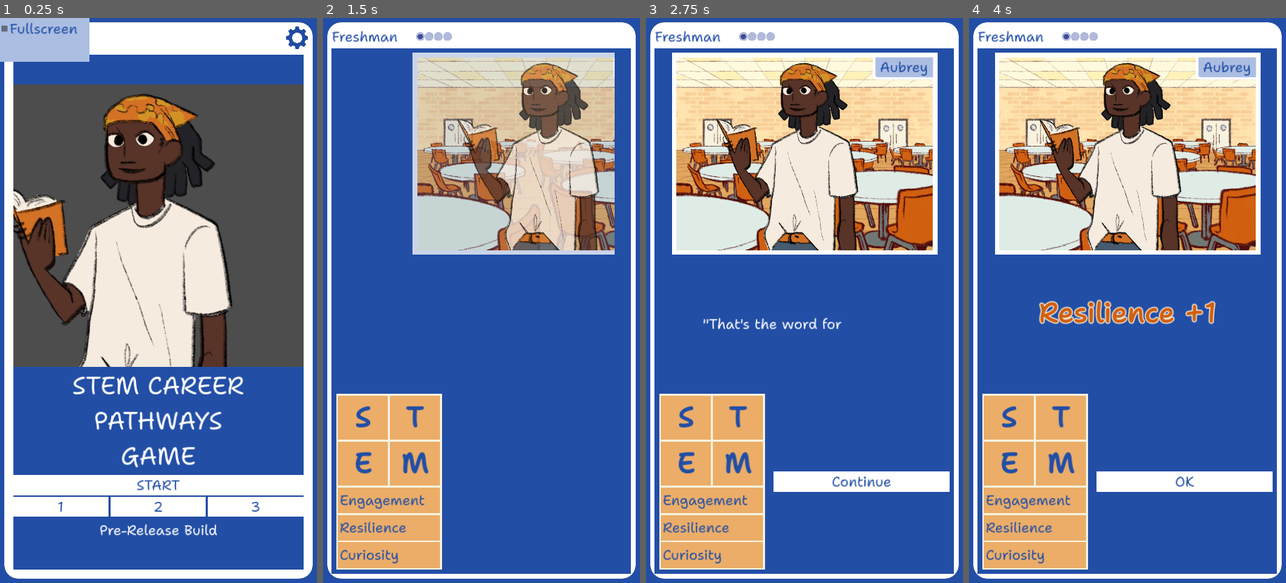
Above: before the commit, frames 1-4 (left to right).
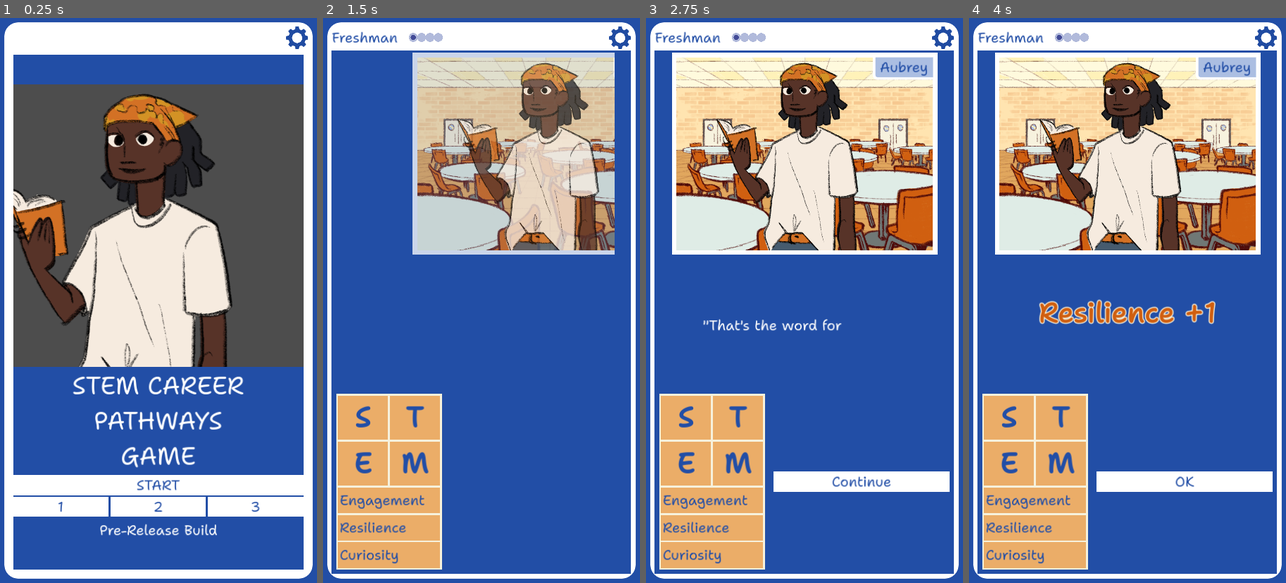
Above: after the commit, the same moments.

Repository: stem-career-paths/game
Game: Godot game, scene res://ui/screen.tscn
The game is run twice, just before and just after one commit, with the same random seed, the same clock (stepped at 60 frames per second) and the same inputs. The engine's default icon, where the game draws it, is replaced by a stand-in: a white triangle on a blue panel in a dark square.
Inputs (mouse positions are in pixels of both pictures, inside the frame that each line leads up to):
- Up to frame 1 (0.25 s): no input
- Up to frame 2 (1.5 s): click (620, 40) at 0.5 s; click (481, 486) at 1.27 s
- Up to frame 3 (2.75 s): click (861, 447) at 2.02 s
- Up to frame 4 (4 s): click (1184, 481) at 2.75 s; tap Enter at 3.5 s; drag from (1127, 323) to (1159, 176) at 3.52 s

The runs differ from the first frame. In frame 1, 2.2% of the frame differs, in the area x 0-29%, y 0-8%; in frame 2, 0.8%; in frame 3, 1.1%; in frame 4, 0.8%.

Commit message:
Add settings button to main game screen

Diff:
--- a/project/ui/game_screen.tscn
+++ b/project/ui/game_screen.tscn
@@ -10,6 +10,7 @@
 [ext_resource type="StyleBox" uid="uid://dlbigrenfpyvm" path="res://ui/white_rounded_style_box.tres" id="4_b7pij"]
 [ext_resource type="PackedScene" uid="uid://cqsvt2ysd353x" path="res://ui/animated_label.tscn" id="5_mqyhs"]
 [ext_resource type="Script" path="res://ui/hide_on_run.gd" id="5_vhgyq"]
+[ext_resource type="PackedScene" uid="uid://dkyrbpxgqqngv" path="res://ui/settings_button.tscn" id="6_d02if"]
 [ext_resource type="Script" path="res://ui/option_area.gd" id="6_hfcqp"]
 [ext_resource type="FontFile" uid="uid://1pig17qkchw" path="res://common/ShantellSans-Regular.ttf" id="10_51lxb"]
 
@@ -135,10 +136,17 @@
 [node name="MainUI" type="VBoxContainer" parent="SingularChild/MarginContainer/WhiteBackground"]
 layout_mode = 2
 
-[node name="YearIndicator" parent="SingularChild/MarginContainer/WhiteBackground/MainUI" instance=ExtResource("2_qr7fv")]
-unique_name_in_owner = true
-layout_mode = 2
-size_flags_vertical = 0
+[node name="HBoxContainer" type="HBoxContainer" parent="SingularChild/MarginContainer/WhiteBackground/MainUI"]
+layout_mode = 2
+
+[node name="YearIndicator" parent="SingularChild/MarginContainer/WhiteBackground/MainUI/HBoxContainer" instance=ExtResource("2_qr7fv")]
+unique_name_in_owner = true
+layout_mode = 2
+size_flags_horizontal = 3
+size_flags_vertical = 4
+
+[node name="SettingsButton" parent="SingularChild/MarginContainer/WhiteBackground/MainUI/HBoxContainer" instance=ExtResource("6_d02if")]
+layout_mode = 2
 
 [node name="InnerBluePanel" type="PanelContainer" parent="SingularChild/MarginContainer/WhiteBackground/MainUI"]
 layout_mode = 2
--- /dev/null
+++ b/project/ui/settings_button.gd
@@ -0,0 +1,26 @@
+extends TextureButton
+
+const _FULLSCREEN_MODES := [DisplayServer.WINDOW_MODE_FULLSCREEN, DisplayServer.WINDOW_MODE_EXCLUSIVE_FULLSCREEN]
+const _FULLSCREEN_ID := 0
+
+@onready var _settings_popup := %SettingsPopup
+
+func _on_settings_popup_id_pressed(id):
+	if id == _FULLSCREEN_ID:
+		DisplayServer.window_set_mode(DisplayServer.WINDOW_MODE_WINDOWED \
+			if _is_fullscreen() \
+			else DisplayServer.WINDOW_MODE_FULLSCREEN)
+
+
+func _is_fullscreen() -> bool:
+	var mode := DisplayServer.window_get_mode()
+	return mode in _FULLSCREEN_MODES
+
+
+func _on_pressed():
+	var offset := Vector2(0, size.y)
+	_settings_popup.position = get_screen_position() + offset
+
+	_settings_popup.set_item_checked(_FULLSCREEN_ID, _is_fullscreen())
+
+	_settings_popup.popup()
--- /dev/null
+++ b/project/ui/settings_button.tscn
@@ -0,0 +1,25 @@
+[gd_scene load_steps=4 format=3 uid="uid://dkyrbpxgqqngv"]
+
+[ext_resource type="Texture2D" uid="uid://8ej6rfgqwaw5" path="res://ui/gear.png" id="1_udid0"]
+[ext_resource type="Script" path="res://ui/settings_button.gd" id="2_h52gk"]
+
+[sub_resource type="StyleBoxFlat" id="StyleBoxFlat_fsp3o"]
+bg_color = Color(0.670588, 0.745098, 0.886275, 1)
+
+[node name="SettingsButton" type="TextureButton"]
+modulate = Color(0.133333, 0.305882, 0.65098, 1)
+texture_normal = ExtResource("1_udid0")
+script = ExtResource("2_h52gk")
+
+[node name="SettingsPopup" type="PopupMenu" parent="."]
+unique_name_in_owner = true
+size = Vector2i(203, 100)
+theme_override_colors/font_color = Color(0.133333, 0.305882, 0.65098, 1)
+theme_override_styles/panel = SubResource("StyleBoxFlat_fsp3o")
+item_count = 1
+item_0/text = "Fullscreen"
+item_0/checkable = 1
+item_0/id = 0
+
+[connection signal="pressed" from="." to="." method="_on_pressed"]
+[connection signal="id_pressed" from="SettingsPopup" to="." method="_on_settings_popup_id_pressed"]
--- a/project/ui/start_scene.gd
+++ b/project/ui/start_scene.gd
@@ -1,12 +1,9 @@
 extends Control
-
-const _FULLSCREEN_MODES := [DisplayServer.WINDOW_MODE_FULLSCREEN, DisplayServer.WINDOW_MODE_EXCLUSIVE_FULLSCREEN]
-const _FULLSCREEN_ID := 0
 
 @export var scroll_speed: float = 300.0
 
 @onready var _main_scene := preload("res://ui/main_scene.tscn")
-@onready var _settings_popup := %SettingsPopup
+
 
 func _ready() -> void:
 	# Add debug options if running from the editor
@@ -36,25 +33,3 @@
 func _on_start_button_pressed() -> void:
 	var new_scene: Control = _main_scene.instantiate()
 	owner.change_scene(new_scene)
-
-
-func _on_settings_button_pressed():
-	var button : TextureButton = %SettingsButton
-	var offset := Vector2(0, button.size.y)
-	_settings_popup.position = button.get_screen_position() + offset
-
-	_settings_popup.set_item_checked(_FULLSCREEN_ID, _is_fullscreen())
-
-	_settings_popup.popup()
-
-
-func _is_fullscreen() -> bool:
-	var mode := DisplayServer.window_get_mode()
-	return mode in _FULLSCREEN_MODES
-
-
-func _on_settings_popup_id_pressed(id):
-	if id == _FULLSCREEN_ID:
-		DisplayServer.window_set_mode(DisplayServer.WINDOW_MODE_WINDOWED \
-			if _is_fullscreen() \
-			else DisplayServer.WINDOW_MODE_FULLSCREEN)
--- a/project/ui/start_scene.tscn
+++ b/project/ui/start_scene.tscn
@@ -1,15 +1,12 @@
-[gd_scene load_steps=10 format=3 uid="uid://d2m2pbepn6rip"]
+[gd_scene load_steps=9 format=3 uid="uid://d2m2pbepn6rip"]
 
 [ext_resource type="Theme" uid="uid://bqnq26iud8rn3" path="res://common/theme.tres" id="1_gluso"]
 [ext_resource type="Script" path="res://ui/start_scene.gd" id="2_27iv5"]
 [ext_resource type="StyleBox" uid="uid://0lv825v0nskc" path="res://ui/blue_style_box.tres" id="3_yrlow"]
 [ext_resource type="StyleBox" uid="uid://dlbigrenfpyvm" path="res://ui/white_rounded_style_box.tres" id="4_esrti"]
-[ext_resource type="Texture2D" uid="uid://8ej6rfgqwaw5" path="res://ui/gear.png" id="5_cne1d"]
+[ext_resource type="PackedScene" uid="uid://dkyrbpxgqqngv" path="res://ui/settings_button.tscn" id="5_2onti"]
 [ext_resource type="PackedScene" uid="uid://dcuhgkvouhkiq" path="res://ui/cast_carousel.tscn" id="5_rvet4"]
 [ext_resource type="PackedScene" uid="uid://b8q1tdpaxtldy" path="res://ui/audible_button.tscn" id="5_sj70n"]
-
-[sub_resource type="StyleBoxFlat" id="StyleBoxFlat_fsp3o"]
-bg_color = Color(0.670588, 0.745098, 0.886275, 1)
 
 [sub_resource type="LabelSettings" id="LabelSettings_nx01s"]
 font_size = 56
@@ -51,22 +48,8 @@
 layout_mode = 2
 alignment = 2
 
-[node name="SettingsButton" type="TextureButton" parent="BlueBackground/MarginContainer/WhiteBackground/VBoxContainer/HBoxContainer"]
-unique_name_in_owner = true
-modulate = Color(0.133333, 0.305882, 0.65098, 1)
+[node name="SettingsButton" parent="BlueBackground/MarginContainer/WhiteBackground/VBoxContainer/HBoxContainer" instance=ExtResource("5_2onti")]
 layout_mode = 2
-texture_normal = ExtResource("5_cne1d")
-
-[node name="SettingsPopup" type="PopupMenu" parent="BlueBackground/MarginContainer/WhiteBackground/VBoxContainer/HBoxContainer/SettingsButton"]
-unique_name_in_owner = true
-size = Vector2i(203, 100)
-visible = true
-theme_override_colors/font_color = Color(0.133333, 0.305882, 0.65098, 1)
-theme_override_styles/panel = SubResource("StyleBoxFlat_fsp3o")
-item_count = 1
-item_0/text = "Fullscreen"
-item_0/checkable = 1
-item_0/id = 0
 
 [node name="MarginContainer" type="MarginContainer" parent="BlueBackground/MarginContainer/WhiteBackground/VBoxContainer"]
 layout_mode = 2
@@ -120,6 +103,4 @@
 text = "Pre-Release Build"
 horizontal_alignment = 1
 
-[connection signal="pressed" from="BlueBackground/MarginContainer/WhiteBackground/VBoxContainer/HBoxContainer/SettingsButton" to="." method="_on_settings_button_pressed"]
-[connection signal="id_pressed" from="BlueBackground/MarginContainer/WhiteBackground/VBoxContainer/HBoxContainer/SettingsButton/SettingsPopup" to="." method="_on_settings_popup_id_pressed"]
 [connection signal="pressed" from="BlueBackground/MarginContainer/WhiteBackground/VBoxContainer/MarginContainer/MainPanel/VBoxContainer/StartButton" to="." method="_on_start_button_pressed"]
Not shown: 1 places in project/ui/game_screen.tscn that only renumber resources
